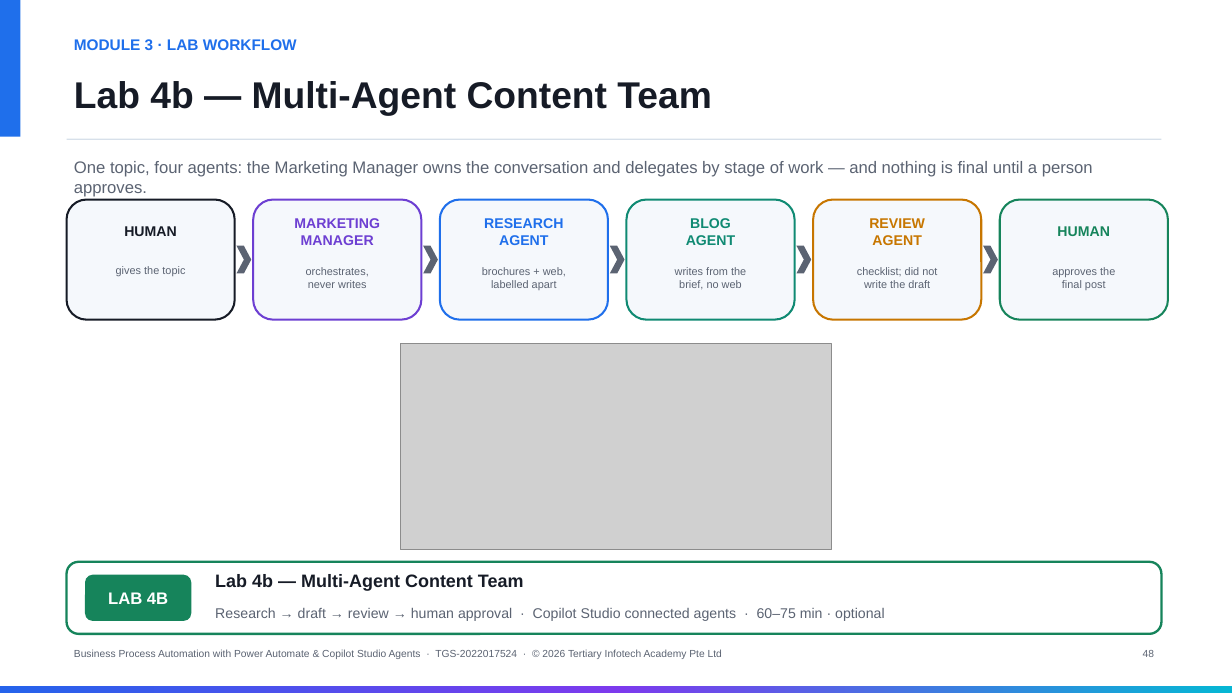
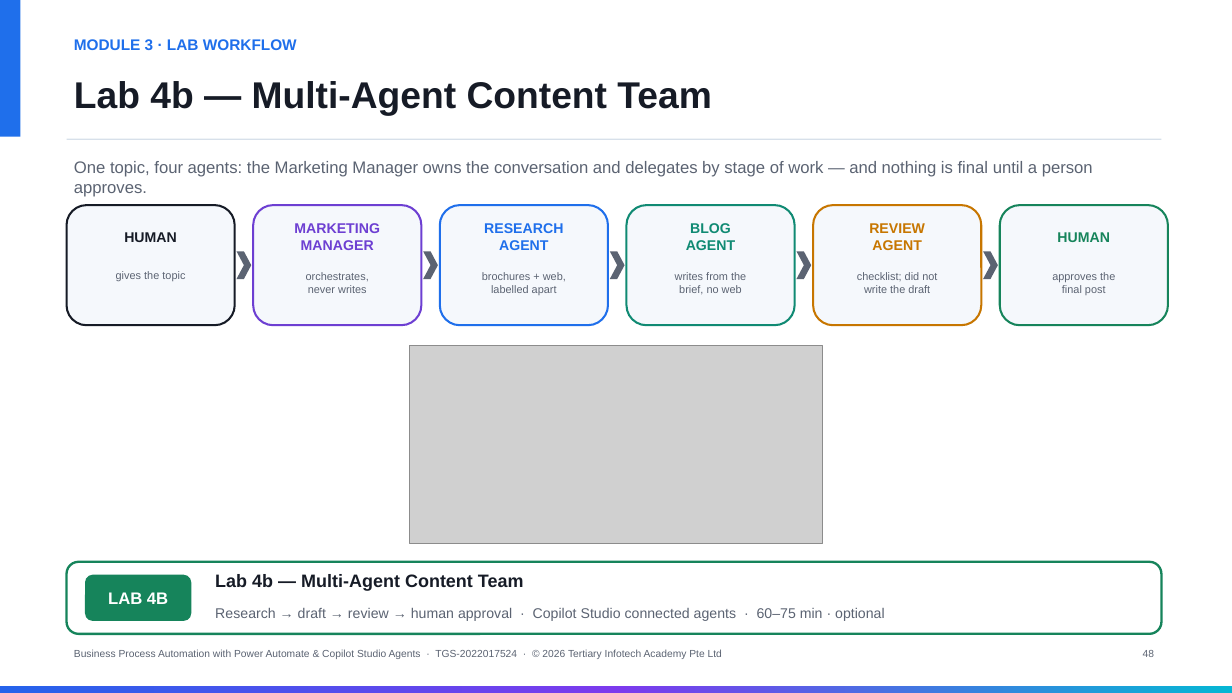
Before and after one commit to tertiarycourses/TGS-2022017524-Business-Process-Automation-with-Power-Automate-and-Copilot-Studio-Agents, a slide deck: slide 48 of courseware/Business Process Automation with Power Automate and Copilot Studio Agents-v7.3.pptx. Drawn at 1232x693 pixels with LibreOffice and Linux fonts; fonts in the diff are those of the drawing; grey boxes stand for pictures. Boxes give left, top, right and bottom in pixels: in the first picture for what was removed or moved away, otherwise in the second. Text is boxed around its words. In the diff, an @@ line names an element or a change of style, - is before the commit and + after.

```diff
--- a/courseware/Business Process Automation with Power Automate and Copilot Studio Agents-v7.3.pptx
+++ b/courseware/Business Process Automation with Power Automate and Copilot Studio Agents-v7.3.pptx
@@ 12 texts, 6 rounded rectangles, 5 chevrons: place and size @@
-12 texts, 6 rounded rectangles, 5 chevrons at bbox=[67, 200, 1168, 320]
+12 texts, 6 rounded rectangles, 5 chevrons at bbox=[67, 205, 1168, 325]
@@ picture: place and size @@
-picture at bbox=[400, 344, 831, 550]
+picture at bbox=[409, 346, 823, 543]
```
Also in this commit, not shown: 9 other slides changed, 2 other files.
